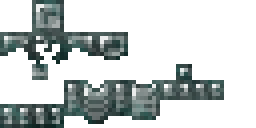
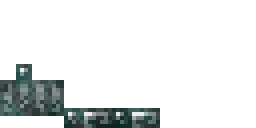
Two versions of the same layered image (256x128). Layer-by-layer changes:
hid "aeternium_1" over (x1=0, y1=0, x2=224, y2=128)
hid "terminite_1" over (x1=0, y1=0, x2=224, y2=128)
showed "Layer 2" over (x1=0, y1=64, x2=160, y2=128)
